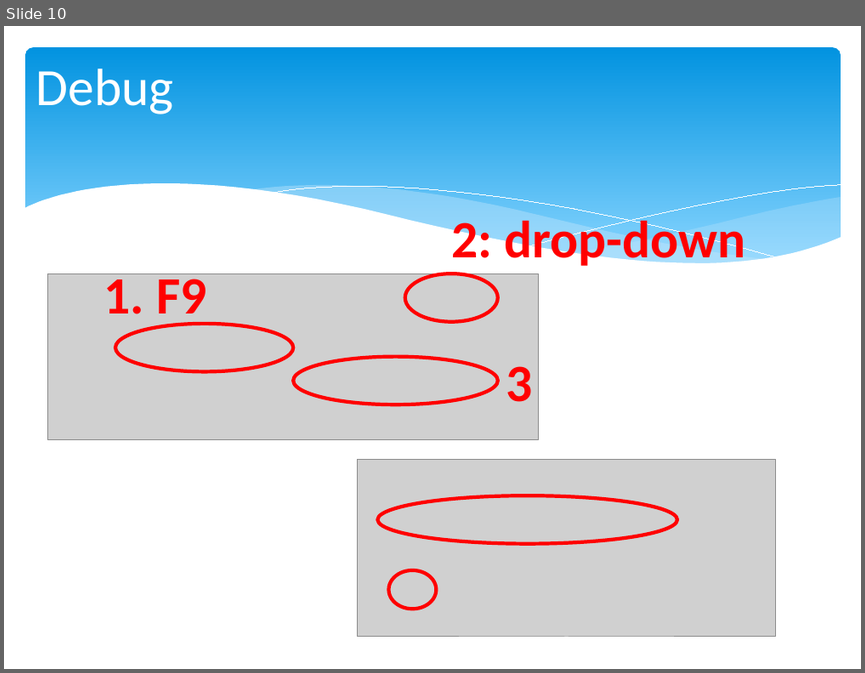
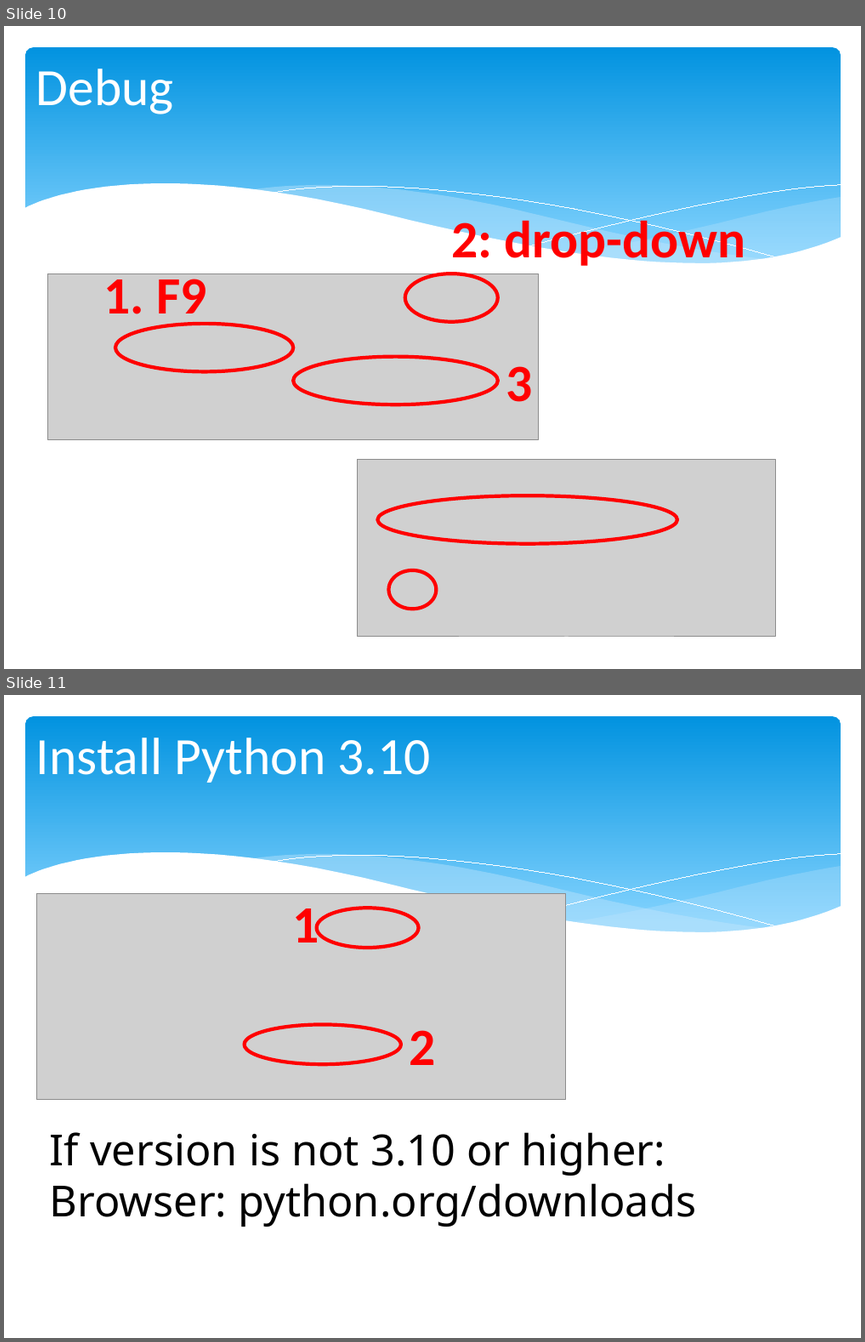
Before and after one commit to chris-turps/QA_Python3, a slide deck: DG_01 VSC-Setup.pptx. Shown one above the other, each under a label of ours: slide 10 before the commit, slides 10 and 11 after it. The pictures are 865x673 and 865x1342 pixels, drawn with LibreOffice and Linux fonts; fonts in the diff are those of the drawing; grey boxes stand for pictures. Boxes give left, top, right and bottom in pixels: in the first picture for what was removed or moved away, otherwise in the second. Text is boxed around its words. In the diff, an @@ line names an element or a change of style, - is before the commit and + after.

```diff
--- a/DG_01 VSC-Setup.pptx
+++ b/DG_01 VSC-Setup.pptx
@@ slide 11 added at (4, 695, 861, 1338), background #FFFFFF; not listed: 6 template elements that a slide beside it also shows @@
@@ title added at (36, 737, 430, 783), 44 pt, text #FFFFFF @@
+Install Python 3.10
@@ picture added at (37, 893, 566, 1099) @@
@@ text added at (293, 908, 319, 942), 44 pt, text #FF0000, bold @@
+1
@@ ellipse added at (317, 907, 419, 947), outline #FF0000 3 pt @@
@@ ellipse added at (244, 1024, 401, 1063), outline #FF0000 3 pt @@
@@ text added at (409, 1030, 436, 1065), 44 pt, text #FF0000, bold @@
+2
@@ text added at (50, 1132, 697, 1226), 36 pt, text #000000 @@
+If version is not 3.10 or higher:
+Browser: python.org/downloads
```
Also in this commit, not shown: 2 other slides added, 8 other files.
